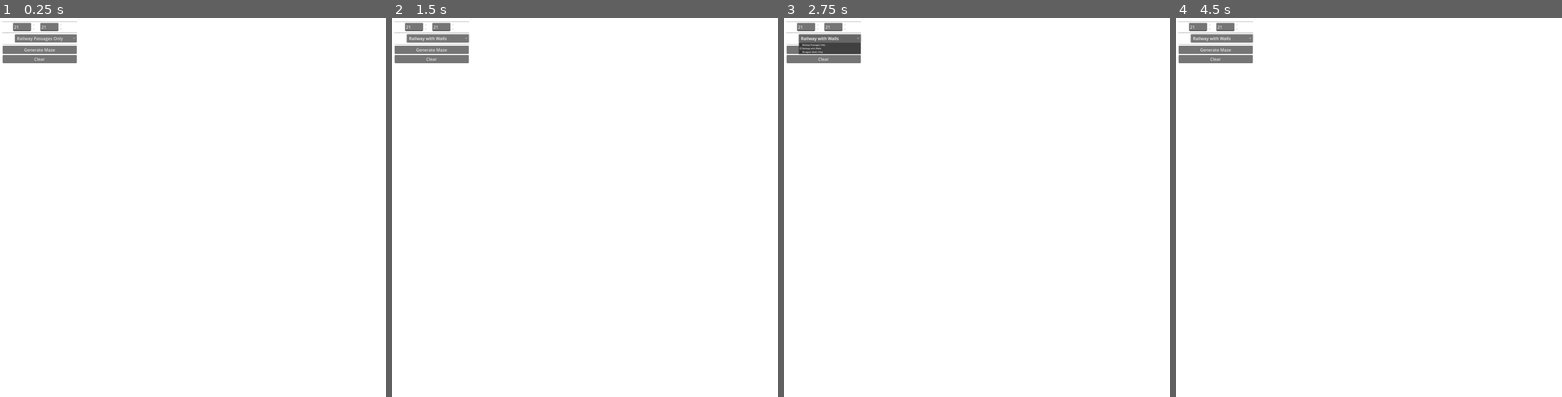
Above: before the commit, frames 1-4 (left to right).
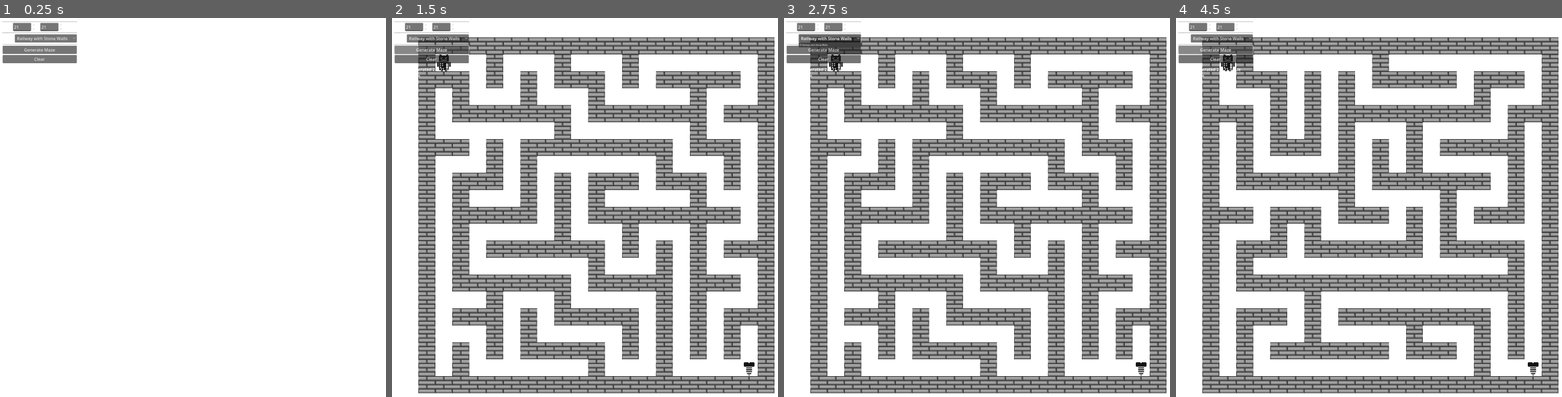
Above: after the commit, the same moments.

Repository: mtpabis/railway-mazes
Game: Godot game, scene res://levels/maze_generator.tscn
The game is run twice, just before and just after one commit, with the same random seed, the same clock (stepped at 60 frames per second) and the same inputs. This scene is started directly instead of the project's main scene.
Inputs:
- Up to frame 1 (0.25 s): no input
- Up to frame 2 (1.5 s): click "Railway Passages Only" (after the commit: "Railway with Stone Walls") at 0.5 s; click "Generate Maze" at 1.25 s
- Up to frame 3 (2.75 s): click "Railway with Walls" (after the commit: "Railway with Stone Walls") at 2 s
- Up to frame 4 (4.5 s): click "Clear" at 2.75 s; click "Railway with Walls" (after the commit: "Railway with Stone Walls") at 3.5 s; click "Generate Maze" at 4.25 s

The runs differ from the first frame. In frame 1, less than 0.1% of the frame differs, in the area x 8-18%, y 4-7%; in frame 2, 48%; in frame 3, 48%; in frame 4, 48%, in the area x 0-100%, y 4-100%.

Commit message:
Fix MazeStyle resource loading and simplify dropdown configuration
- Fixed resource file format: changed type from "MazeStyle" to "Resource" with script_class
- Simplified setup_styles() to use only scene-configured styles
- Removed default style creation logic - styles now fully configurable via resources
- Dropdown now shows one option per defined style resource

🤖 Generated with [Claude Code](https://claude.ai/code)

Co-Authored-By: Claude <noreply@anthropic.com>

Diff:
--- a/levels/MazeGenerator.gd
+++ b/levels/MazeGenerator.gd
@@ -30,11 +30,7 @@
 
 func setup_styles():
 	"""Initialize available styles and populate dropdown"""
-	# If no styles are configured, create a default railway style
-	if available_styles.is_empty():
-		create_default_railway_style()
-
-	# Populate dropdown
+	# Populate dropdown with configured styles
 	style_dropdown.clear()
 	for i in range(available_styles.size()):
 		var style = available_styles[i]
@@ -46,59 +42,6 @@
 		style_dropdown.selected = 0
 		update_tileset()
 
-func create_default_railway_style():
-	"""Create default maze styles showcasing different approaches"""
-
-	# 1. Railway passages only (original behavior)
-	var railway_passages = MazeStyle.new()
-	railway_passages.style_name = "Railway Passages Only"
-	railway_passages.tileset = preload("res://levels/tileset.tres")
-	railway_passages.has_passages = true
-	railway_passages.passage_source_id = 1
-	railway_passages.passage_terrain_set = 0
-	railway_passages.passage_terrain_id = 0
-	railway_passages.has_walls = false
-	railway_passages.has_start_end_objects = true
-	railway_passages.object_source_id = 6
-	railway_passages.start_tile_atlas_coords = Vector2i(0, 0)
-	railway_passages.end_tile_atlas_coords = Vector2i(1, 0)
-	railway_passages.description = "Passages define maze (walls empty)"
-	available_styles.append(railway_passages)
-
-	# 2. Railway with walls (both visible)
-	var railway_both = MazeStyle.new()
-	railway_both.style_name = "Railway with Walls"
-	railway_both.tileset = preload("res://levels/tileset.tres")
-	railway_both.has_passages = true
-	railway_both.passage_source_id = 1
-	railway_both.passage_terrain_set = 0
-	railway_both.passage_terrain_id = 0
-	railway_both.has_walls = true
-	railway_both.wall_source_id = 3  # Wall source from updated tileset
-	railway_both.wall_terrain_set = 1  # Wall terrain set from updated tileset
-	railway_both.wall_terrain_id = 0
-	railway_both.has_start_end_objects = true
-	railway_both.object_source_id = 6
-	railway_both.start_tile_atlas_coords = Vector2i(0, 1)
-	railway_both.end_tile_atlas_coords = Vector2i(1, 1)
-	railway_both.description = "Both passages and walls visible"
-	available_styles.append(railway_both)
-
-	# 3. Dungeon walls only (classic maze style)
-	var dungeon_walls = MazeStyle.new()
-	dungeon_walls.style_name = "Dungeon Walls Only"
-	dungeon_walls.tileset = preload("res://levels/tileset.tres")
-	dungeon_walls.has_passages = false
-	dungeon_walls.has_walls = true
-	dungeon_walls.wall_source_id = 3  # Wall source from updated tileset
-	dungeon_walls.wall_terrain_set = 1  # Wall terrain set from updated tileset
-	dungeon_walls.wall_terrain_id = 0
-	dungeon_walls.has_start_end_objects = true
-	dungeon_walls.object_source_id = 6
-	dungeon_walls.start_tile_atlas_coords = Vector2i(0, 0)
-	dungeon_walls.end_tile_atlas_coords = Vector2i(1, 0)
-	dungeon_walls.description = "Walls define maze (passages empty)"
-	available_styles.append(dungeon_walls)
 
 func _on_style_changed(index: int):
 	"""Handle style dropdown selection"""
--- a/levels/styles/railway_with_walls.tres
+++ b/levels/styles/railway_with_walls.tres
@@ -1,11 +1,9 @@
-[gd_resource type="MazeStyle" script_class="MazeStyle" load_steps=3 format=3 uid="uid://bvsv4l2n7g6lh"]
+[gd_resource type="Resource" script_class="MazeStyle" load_steps=3 format=3 uid="uid://bvsv4l2n7g6lh"]
 
 [ext_resource type="TileSet" uid="uid://cfr3g543ytxy1" path="res://levels/tileset.tres" id="1_railway_tileset"]
 [ext_resource type="Script" uid="uid://b3hsjehptw4gj" path="res://levels/MazeStyle.gd" id="2_maze_style_script"]
 
 [resource]
-resource_local_to_scene = false
-resource_name = ""
 script = ExtResource("2_maze_style_script")
 style_name = "Railway with Stone Walls"
 tileset = ExtResource("1_railway_tileset")
@@ -14,7 +12,7 @@
 passage_terrain_set = 0
 passage_terrain_id = 0
 has_walls = true
-wall_source_id = 3
+wall_source_id = 1
 wall_terrain_set = 1
 wall_terrain_id = 0
 wall_atlas_coords = Vector2i(6, 2)
